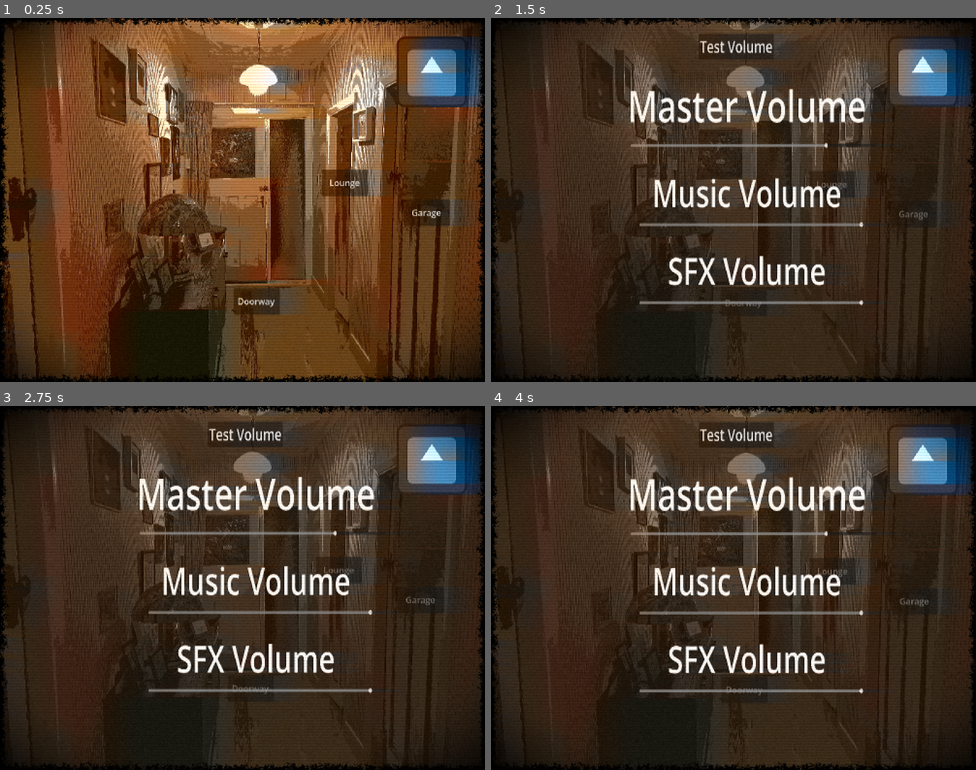
Above: before the commit, frames 1-4 (two rows, left to right).
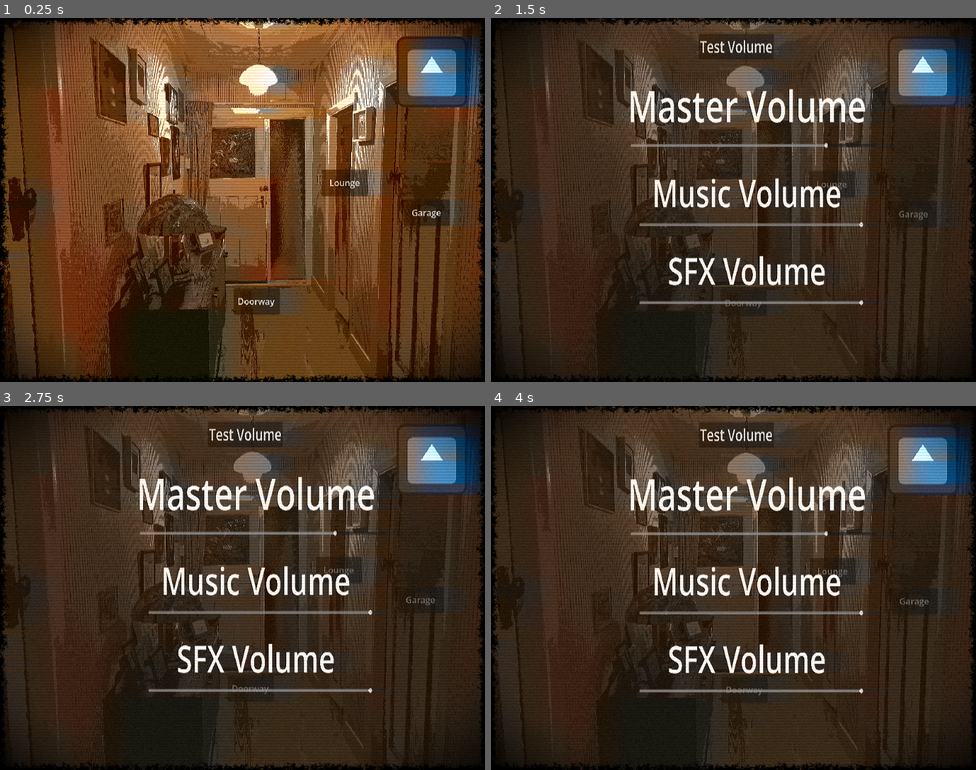
Above: after the commit, the same moments.

Repository: howarja/Vampire-Game
Game: Godot game, scene res://scenes/startScene.tscn
Same seed, same stepped clock (60 frames per second), same inputs: the game is played once before the commit and once after it. This scene is started directly instead of the project's main scene. The engine's default icon, where the game draws it, is replaced by a stand-in: a white triangle on a blue panel in a dark square.
Inputs (mouse positions are in pixels of both pictures, inside the frame that each line leads up to):
- Up to frame 1 (0.25 s): no input
- Up to frame 2 (1.5 s): click (922, 72) at 0.5 s; click "Lounge" at 1.25 s
- Up to frame 3 (2.75 s): click "Garage" at 2 s
- Up to frame 4 (4 s): click "Doorway" at 2.75 s; click "Lounge" at 3.5 s

The runs differ from the first frame. In frame 1, 8.4% of the frame differs, in the area x 0-100%, y 0-100%; in frame 2, 2.7%; in frame 3, 2.8%; in frame 4, 2.8%.

Commit message:
added temp images to rat god

Diff:
--- a/Characters/HughMan.tres
+++ b/Characters/HughMan.tres
@@ -1,10 +1,10 @@
 [gd_resource type="Resource" script_class="character" format=3 uid="uid://bkdcwsj8eieqp"]
 
 [ext_resource type="Texture2D" uid="uid://c0fr4doq0w7l4" path="res://Sprites/People/Garage/InsideGarage2PeopleScared1.png" id="1_q86ko"]
-[ext_resource type="Script" uid="uid://bsj2rcs7yvbxy" path="res://scripts/question.gd" id="2_ajy50"]
-[ext_resource type="Script" uid="uid://l3v0m3s3okyk" path="res://scripts/information.gd" id="2_xeenu"]
+[ext_resource type="Script" uid="uid://bsj2rcs7yvbxy" path="res://Scripts/question.gd" id="2_ajy50"]
+[ext_resource type="Script" uid="uid://l3v0m3s3okyk" path="res://Scripts/information.gd" id="2_xeenu"]
 [ext_resource type="Texture2D" uid="uid://bduxms8i5x1nn" path="res://Sprites/People/Garage/InsideGarage2PeopleTalking1.png" id="3_8afky"]
-[ext_resource type="Script" uid="uid://byskr8hlcn2vi" path="res://scripts/character.gd" id="3_q86ko"]
+[ext_resource type="Script" uid="uid://byskr8hlcn2vi" path="res://Scripts/character.gd" id="3_q86ko"]
 [ext_resource type="Texture2D" uid="uid://2d4gyq54kfde" path="res://Sprites/People/Outside/Amy.png" id="4_8tc8k"]
 
 [sub_resource type="Resource" id="Resource_ne6w6"]
--- a/Characters/RatGod.tres
+++ b/Characters/RatGod.tres
@@ -1,8 +1,11 @@
 [gd_resource type="Resource" script_class="character" format=3 uid="uid://ca2bounl3hsv7"]
 
+[ext_resource type="Texture2D" uid="uid://cx6k6q7xqyfhw" path="res://Sprites/People/LivingRoom/LivingRoomPeopleAfraid1.png" id="1_cdl15"]
 [ext_resource type="Script" uid="uid://l3v0m3s3okyk" path="res://Scripts/information.gd" id="1_impvx"]
 [ext_resource type="Script" uid="uid://bsj2rcs7yvbxy" path="res://Scripts/question.gd" id="1_y821a"]
 [ext_resource type="Script" uid="uid://byskr8hlcn2vi" path="res://Scripts/character.gd" id="2_impvx"]
+[ext_resource type="Texture2D" uid="uid://cnubf2bwo8buj" path="res://Sprites/People/LivingRoom/LivingRoomPeopleTalking1.png" id="3_6hf7l"]
+[ext_resource type="Texture2D" uid="uid://ddilv6nlb4f1m" path="res://Sprites/People/Outside/Tijmen.png" id="4_bxlqv"]
 
 [sub_resource type="Resource" id="Resource_y821a"]
 script = ExtResource("1_impvx")
@@ -52,6 +55,9 @@
 [resource]
 script = ExtResource("2_impvx")
 fullName = "Rat God"
+outDoorSprite = ExtResource("4_bxlqv")
+interiorSprite = ExtResource("3_6hf7l")
+afraidSprite = ExtResource("1_cdl15")
 introDialaogue = Array[String](["Hehehehe, what is it? ", "You ask me if I am a vampire, those creatures are below me!", "I am above all! I am the rat god!"])
 questions = Array[ExtResource("1_y821a")]([SubResource("Resource_wimtb"), SubResource("Resource_hush4"), SubResource("Resource_0mdo4"), SubResource("Resource_1tlsp"), SubResource("Resource_c4kb4"), SubResource("Resource_lw0dh")])
 information = SubResource("Resource_y821a")
--- a/Characters/StarkBeever.tres
+++ b/Characters/StarkBeever.tres
@@ -1,9 +1,9 @@
 [gd_resource type="Resource" script_class="character" format=3 uid="uid://54st1ebshao6"]
 
-[ext_resource type="Script" uid="uid://bsj2rcs7yvbxy" path="res://scripts/question.gd" id="1_gqtub"]
+[ext_resource type="Script" uid="uid://bsj2rcs7yvbxy" path="res://Scripts/question.gd" id="1_gqtub"]
 [ext_resource type="Texture2D" uid="uid://bnayowqcwu317" path="res://Sprites/People/LivingRoom/LivingRoomPeopleAfraid4.png" id="1_t1v5r"]
-[ext_resource type="Script" uid="uid://byskr8hlcn2vi" path="res://scripts/character.gd" id="2_6qlb5"]
-[ext_resource type="Script" uid="uid://l3v0m3s3okyk" path="res://scripts/information.gd" id="2_c4ho6"]
+[ext_resource type="Script" uid="uid://byskr8hlcn2vi" path="res://Scripts/character.gd" id="2_6qlb5"]
+[ext_resource type="Script" uid="uid://l3v0m3s3okyk" path="res://Scripts/information.gd" id="2_c4ho6"]
 [ext_resource type="Texture2D" uid="uid://e7gghqrefca0" path="res://Sprites/People/LivingRoom/LivingRoomPeopleTalking4.png" id="2_eean2"]
 [ext_resource type="Texture2D" uid="uid://ctmx2iog0bwlj" path="res://Sprites/People/Outside/Tishar.png" id="3_c4ho6"]
 
--- a/Materials/pixelate.tres
+++ b/Materials/pixelate.tres
@@ -4,4 +4,4 @@
 
 [resource]
 shader = ExtResource("1_lmpci")
-shader_parameter/pixel_size = 2.0000000149012003
+shader_parameter/pixel_size = 1.0
--- a/scenes/startScene.tscn
+++ b/scenes/startScene.tscn
@@ -765,6 +765,7 @@
 copy_mode = 2
 
 [node name="Pixelate" parent="CanvasLayer/VHSfx" unique_id=127029814 instance=ExtResource("51_nlj8h")]
+visible = false
 layout_mode = 1
 offset_left = -48.333374
 offset_top = -83.0
